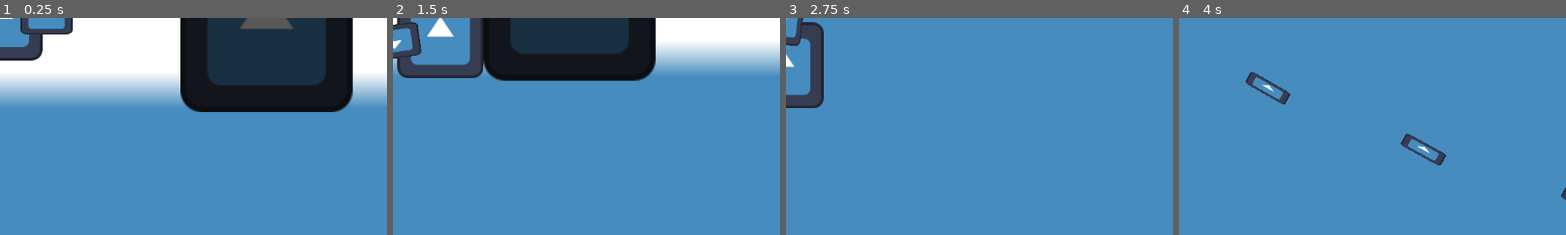
Above: before the commit, frames 1-4 (left to right).
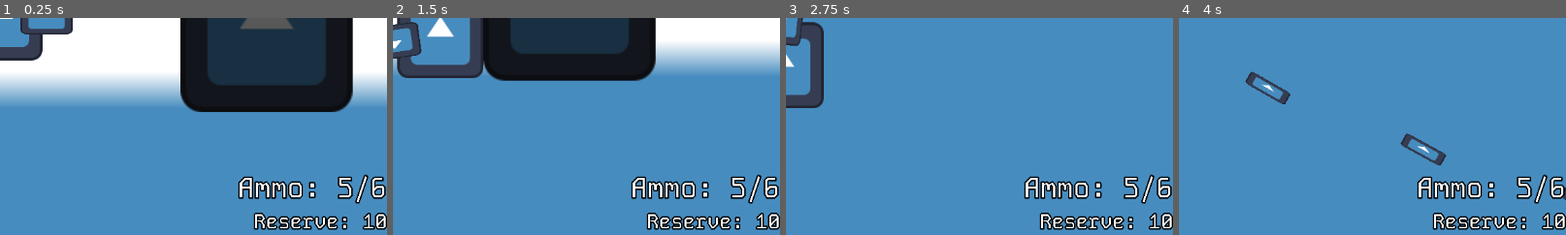
Above: after the commit, the same moments.

Repository: Shuflduf/MultiMurder
Game: Godot game, scene res://scenes/main.tscn
Same seed, same stepped clock (60 frames per second), same inputs: the game is played once before the commit and once after it. The engine's default icon, where the game draws it, is replaced by a stand-in: a white triangle on a blue panel in a dark square.
Inputs (mouse positions are % of the whole screen's width and height, from its top left):
- Up to frame 1 (0.25 s): no input
- Up to frame 2 (1.5 s): tap Enter at 0.5 s; move the mouse to (72, 45) at 0.52 s; press the mouse at (72, 45) at 0.53 s; hold D (right) 0.53-1.28 s; move the mouse to (30, 55) at 1.27 s; release the mouse at (30, 55) at 1.28 s; hold S (down) from 1.28 s (still down); click (30, 55) at 1.35 s
- Up to frame 3 (2.75 s): move the mouse to (60, 28) at 2.02 s; release S (down) at 2.03 s; press the mouse at (60, 28) at 2.03 s; hold D (right) from 2.03 s (still down)
- Up to frame 4 (4 s): move the mouse to (45, 70) at 2.77 s; release D (right) at 2.78 s; release the mouse at (45, 70) at 2.78 s; hold W (up) 2.78-3.53 s; click (45, 70) at 2.85 s; move the mouse to (80, 65) at 3.52 s; press the mouse at (80, 65) at 3.53 s; hold A (left) from 3.53 s (still down)
The pictures show only the part of the screen within x 50-100%, y 50-100%; the shares and areas given below are measured in that part.

The runs differ from the first frame. In frame 1, 3.9% of the frame differs, in the area x 61-100%, y 71-98%; in frame 2, 3.9%; in frame 3, 3.9%; in frame 4, 3.9%.

Commit message:
basic hud that doesnt work

Diff:
--- /dev/null
+++ b/resources/heading2.tres
@@ -0,0 +1,9 @@
+[gd_resource type="LabelSettings" load_steps=2 format=3 uid="uid://bvyv5oo7i755s"]
+
+[ext_resource type="FontFile" uid="uid://7ubvujxllbci" path="res://assets/KodeMono.ttf" id="1_5kkuc"]
+
+[resource]
+font = ExtResource("1_5kkuc")
+font_size = 41
+outline_size = 8
+outline_color = Color(0, 0, 0, 1)
--- /dev/null
+++ b/resources/heading3.tres
@@ -0,0 +1,9 @@
+[gd_resource type="LabelSettings" load_steps=2 format=3 uid="uid://qhfcbntgbe61"]
+
+[ext_resource type="FontFile" uid="uid://7ubvujxllbci" path="res://assets/KodeMono.ttf" id="1_bur8f"]
+
+[resource]
+font = ExtResource("1_bur8f")
+font_size = 30
+outline_size = 8
+outline_color = Color(0, 0, 0, 1)
--- /dev/null
+++ b/scenes/hud.tscn
@@ -0,0 +1,38 @@
+[gd_scene load_steps=3 format=3 uid="uid://bchpxrh8u3cih"]
+
+[ext_resource type="LabelSettings" uid="uid://bvyv5oo7i755s" path="res://resources/heading2.tres" id="1_wmuc6"]
+[ext_resource type="LabelSettings" uid="uid://qhfcbntgbe61" path="res://resources/heading3.tres" id="2_xy36d"]
+
+[node name="HUD" type="Control"]
+layout_mode = 3
+anchors_preset = 15
+anchor_right = 1.0
+anchor_bottom = 1.0
+grow_horizontal = 2
+grow_vertical = 2
+mouse_filter = 2
+
+[node name="VBoxContainer" type="VBoxContainer" parent="."]
+layout_mode = 1
+anchors_preset = 3
+anchor_left = 1.0
+anchor_top = 1.0
+anchor_right = 1.0
+anchor_bottom = 1.0
+offset_left = -40.0
+offset_top = -40.0
+grow_horizontal = 0
+grow_vertical = 0
+mouse_filter = 2
+
+[node name="Label" type="Label" parent="VBoxContainer"]
+layout_mode = 2
+size_flags_horizontal = 8
+text = "Ammo: 5/6"
+label_settings = ExtResource("1_wmuc6")
+
+[node name="Label2" type="Label" parent="VBoxContainer"]
+layout_mode = 2
+size_flags_horizontal = 8
+text = "Reserve: 10"
+label_settings = ExtResource("2_xy36d")
--- a/scenes/player.tscn
+++ b/scenes/player.tscn
@@ -1,10 +1,11 @@
-[gd_scene load_steps=7 format=3 uid="uid://b3kndvg1opr6m"]
+[gd_scene load_steps=8 format=3 uid="uid://b3kndvg1opr6m"]
 
 [ext_resource type="Script" path="res://scripts/player.gd" id="1_2vvyq"]
 [ext_resource type="Texture2D" uid="uid://cepqbljkg6yn7" path="res://icon.svg" id="1_6em2n"]
 [ext_resource type="Script" path="res://scripts/move_c.gd" id="2_2ophi"]
 [ext_resource type="Script" path="res://scripts/move_input_c.gd" id="3_uk2jq"]
 [ext_resource type="PackedScene" uid="uid://b4321xovw1xhi" path="res://scenes/guns/ak.tscn" id="5_f8kch"]
+[ext_resource type="PackedScene" uid="uid://bchpxrh8u3cih" path="res://scenes/hud.tscn" id="6_52mw6"]
 
 [sub_resource type="RectangleShape2D" id="RectangleShape2D_6dq78"]
 size = Vector2(128, 128)
@@ -35,4 +36,7 @@
 position_smoothing_speed = 10.0
 
 [node name="AK" parent="." instance=ExtResource("5_f8kch")]
-spread = 20
+
+[node name="CanvasLayer" type="CanvasLayer" parent="."]
+
+[node name="HUD" parent="CanvasLayer" instance=ExtResource("6_52mw6")]
Binary file added: assets/KodeMono.ttf
Not shown, added: assets/KodeMono.ttf.import
